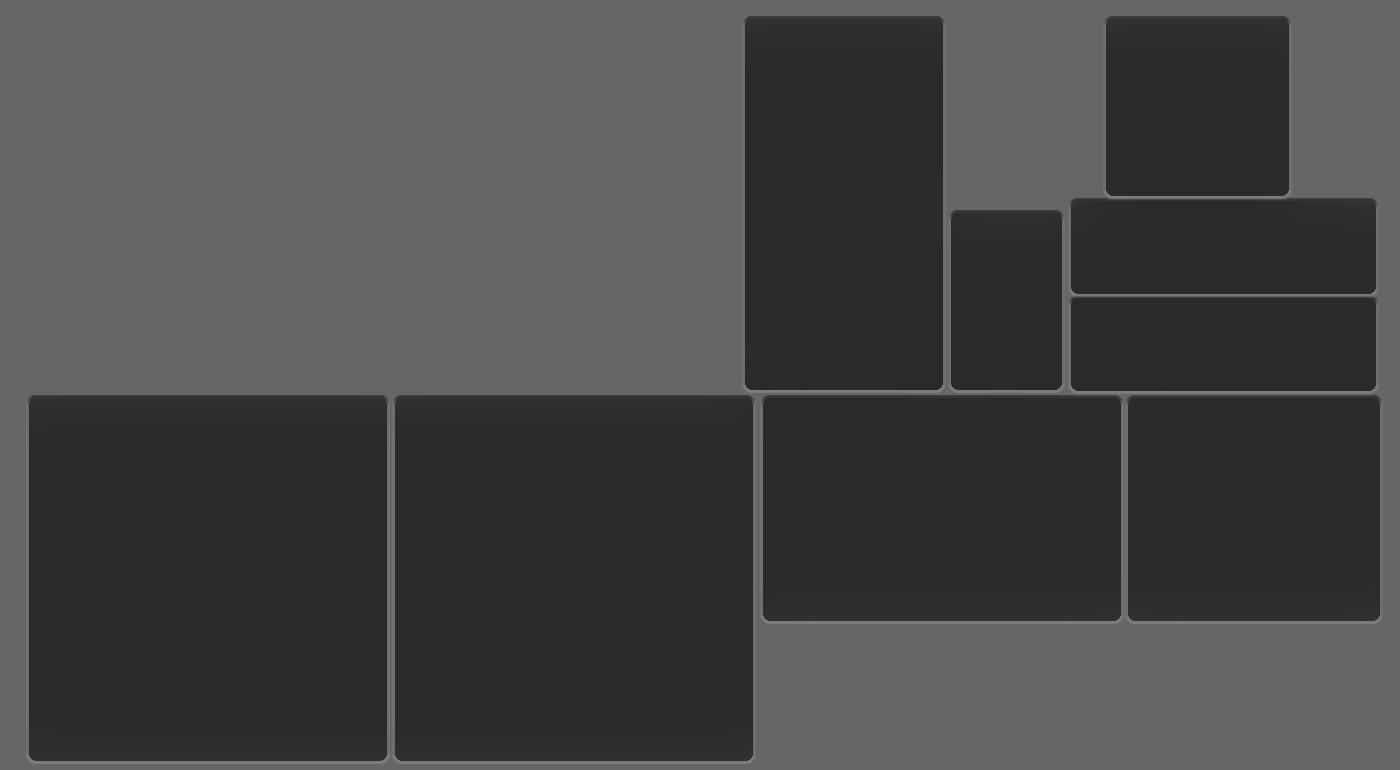
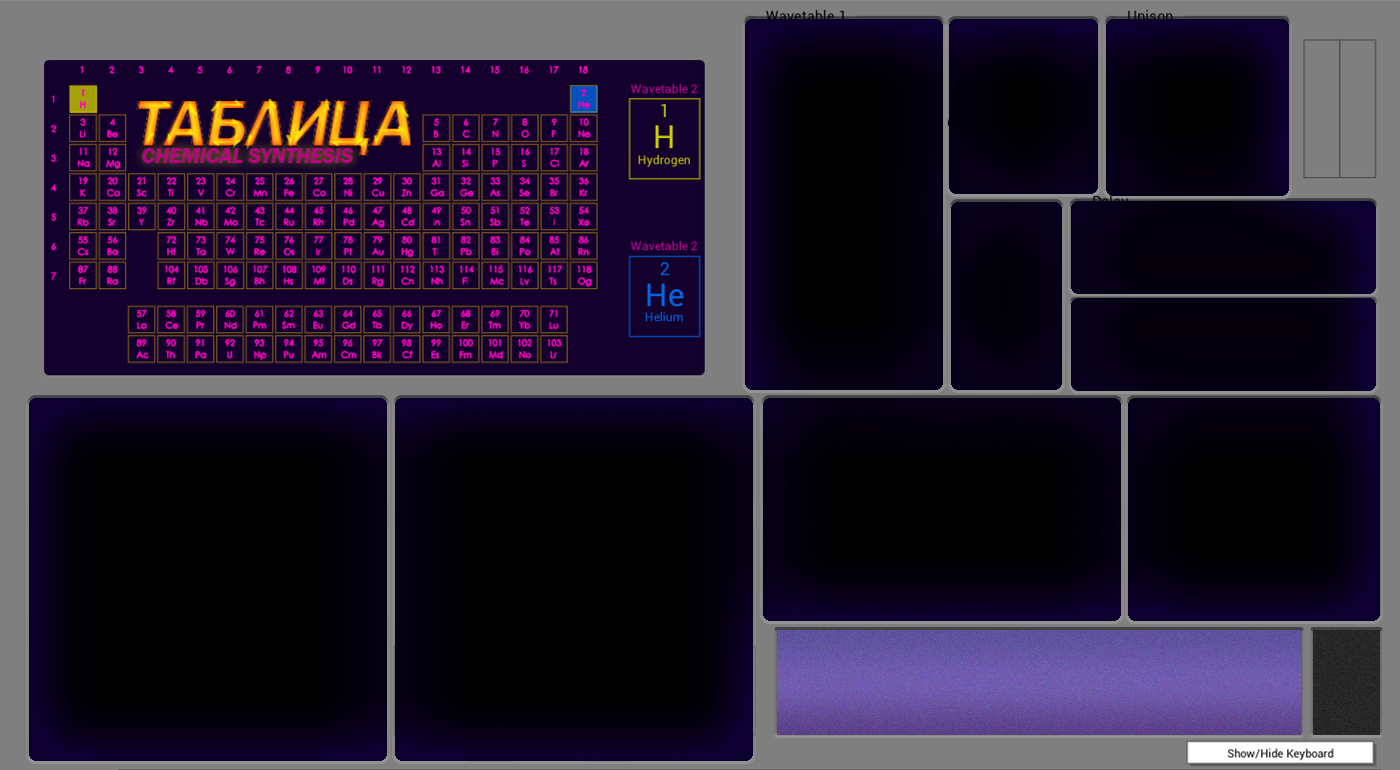
Comparing the layer stacks of the two 1400 x 770 images. Changes:
added layer "sequencer" above "Dark panels" over [777, 630, 1380, 735]
renamed "Layer 1 copy" to "Dark panels", painted on it over [29, 19, 1380, 761]
showed "gui_screenshot" over [0, 0, 1400, 770]
